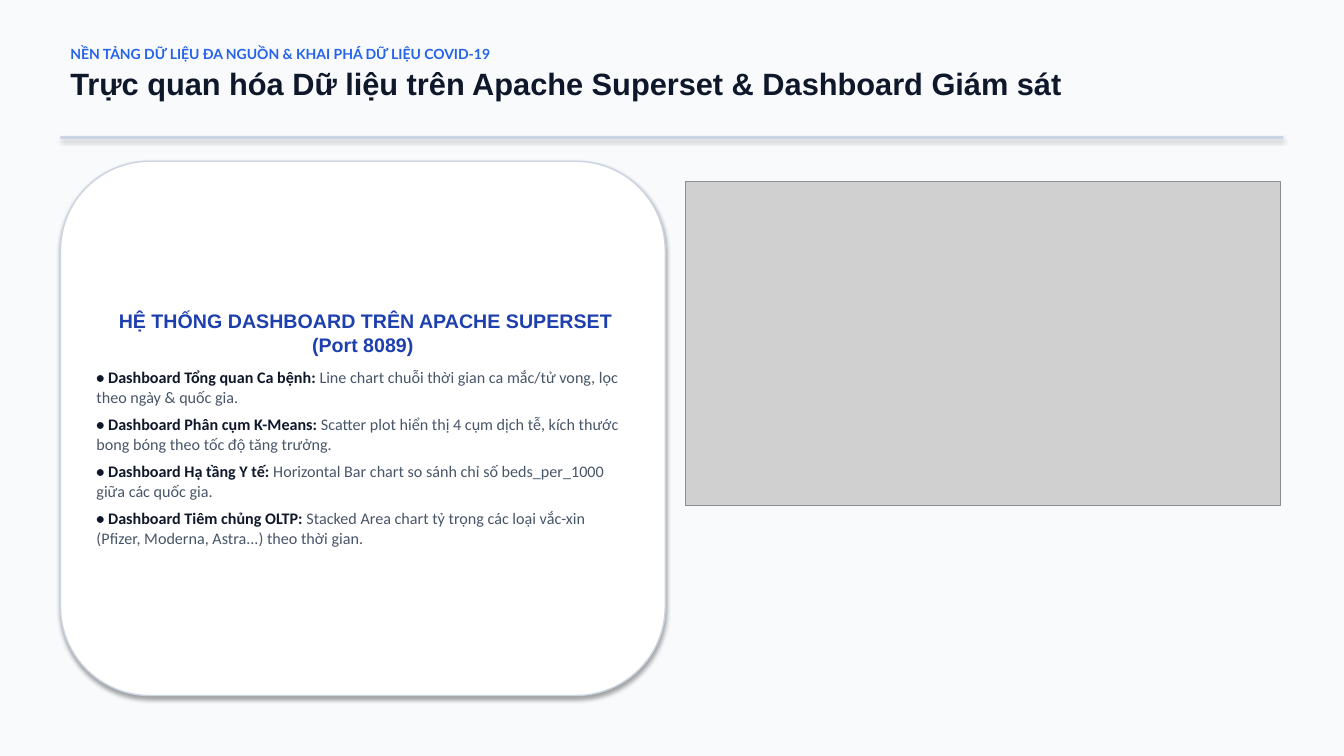
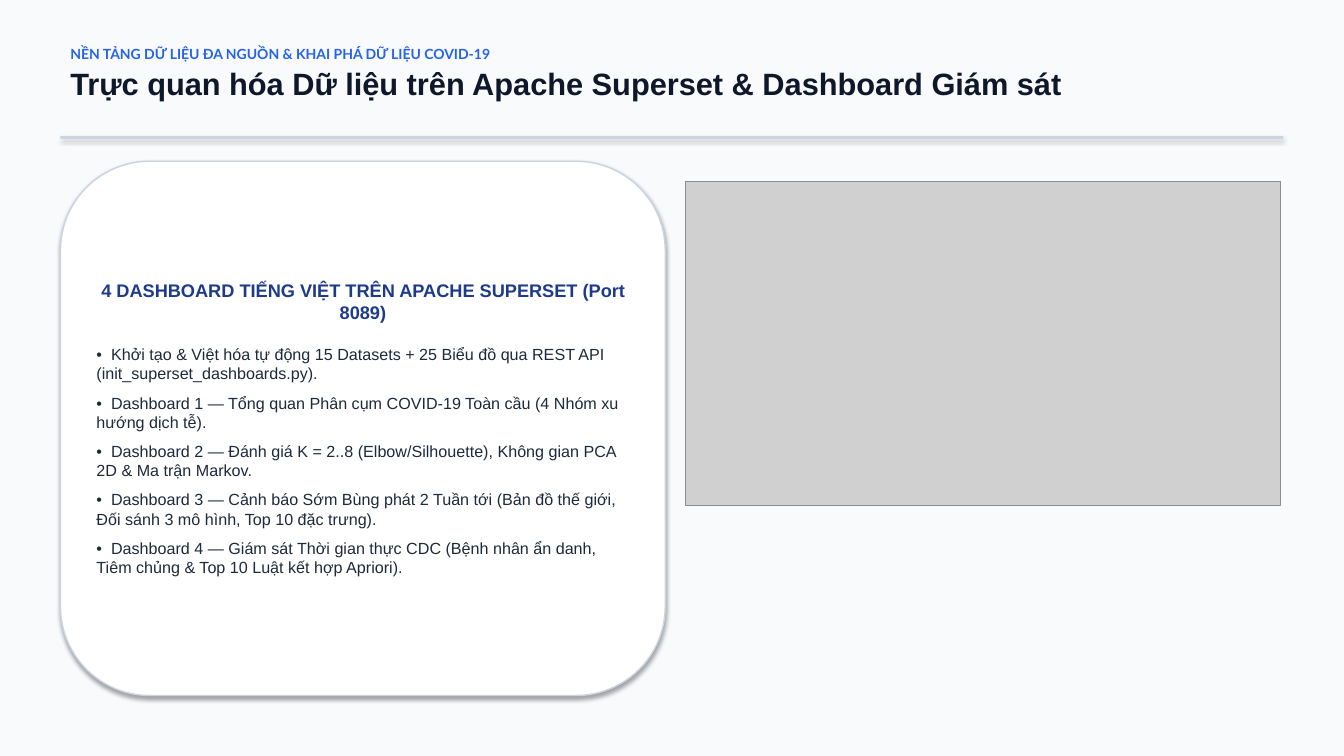
Before and after one commit to ninhduo263/global-health-data-platform, a slide deck: slide 18 of baocao/slide-datamining.pptx (slide 14 before the commit). Drawn at 1344x756 pixels with LibreOffice and Linux fonts; fonts in the diff are those of the drawing; grey boxes stand for pictures. Boxes give left, top, right and bottom in pixels: in the first picture for what was removed or moved away, otherwise in the second. Text is boxed around its words. In the diff, an @@ line names an element or a change of style, - is before the commit and + after.

```diff
--- a/baocao/slide-datamining.pptx
+++ b/baocao/slide-datamining.pptx
@@ text in rounded rectangle at bbox=[96, 284, 625, 577]: text changed; font Calibri to Arial; text colour #475569 to #1E293B @@
-HỆ THỐNG DASHBOARD TRÊN APACHE SUPERSET (Port 8089)
-• Dashboard Tổng quan Ca bệnh: Line chart chuỗi thời gian ca mắc/tử vong, lọc theo ngày & quốc gia.
-• Dashboard Phân cụm K-Means: Scatter plot hiển thị 4 cụm dịch tễ, kích thước bong bóng theo tốc độ tăng trưởng.
-• Dashboard Hạ tầng Y tế: Horizontal Bar chart so sánh chỉ số beds_per_1000 giữa các quốc gia.
-• Dashboard Tiêm chủng OLTP: Stacked Area chart tỷ trọng các loại vắc-xin (Pfizer, Moderna, Astra...) theo thời gian.
+4 DASHBOARD TIẾNG VIỆT TRÊN APACHE SUPERSET (Port 8089)
+• Khởi tạo & Việt hóa tự động 15 Datasets + 25 Biểu đồ qua REST API (init_superset_dashboards.py).
+• Dashboard 1 — Tổng quan Phân cụm COVID-19 Toàn cầu (4 Nhóm xu hướng dịch tễ).
+• Dashboard 2 — Đánh giá K = 2..8 (Elbow/Silhouette), Không gian PCA 2D & Ma trận Markov.
+• Dashboard 3 — Cảnh báo Sớm Bùng phát 2 Tuần tới (Bản đồ thế giới, Đối sánh 3 mô hình, Top 10 đặc trưng).
+• Dashboard 4 — Giám sát Thời gian thực CDC (Bệnh nhân ẩn danh, Tiêm chủng & Top 10 Luật kết hợp Apriori).
```
Also in this commit, not shown: 1 other slide changed, 4 slides added, 2 other files.
